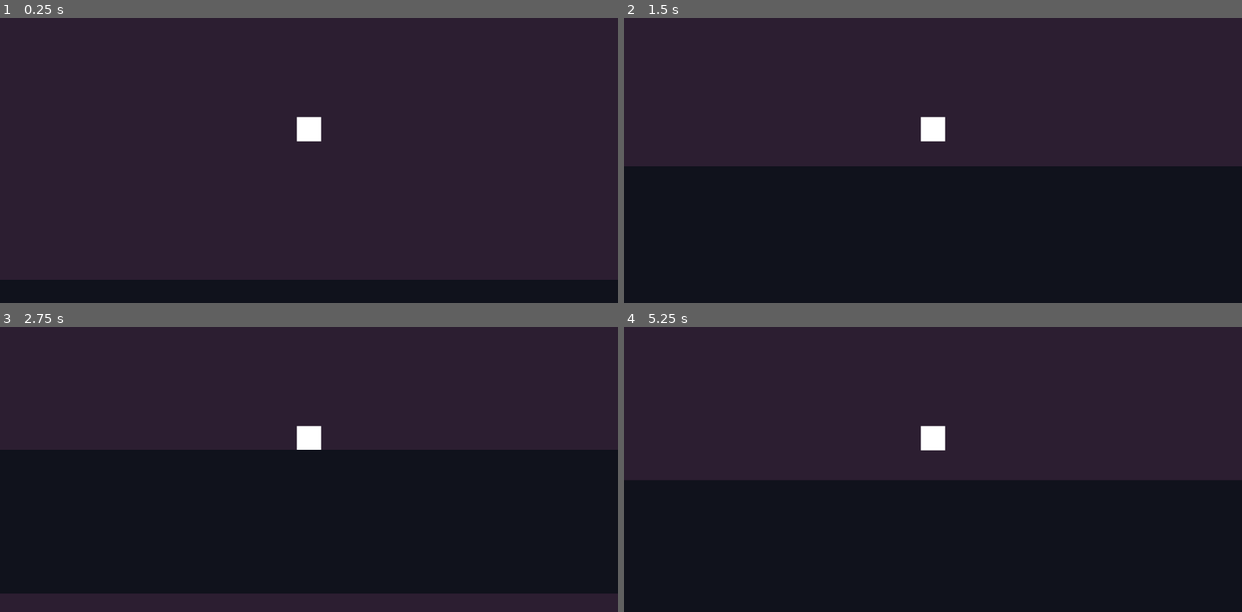
Above: before the commit, frames 1-4 (two rows, left to right).
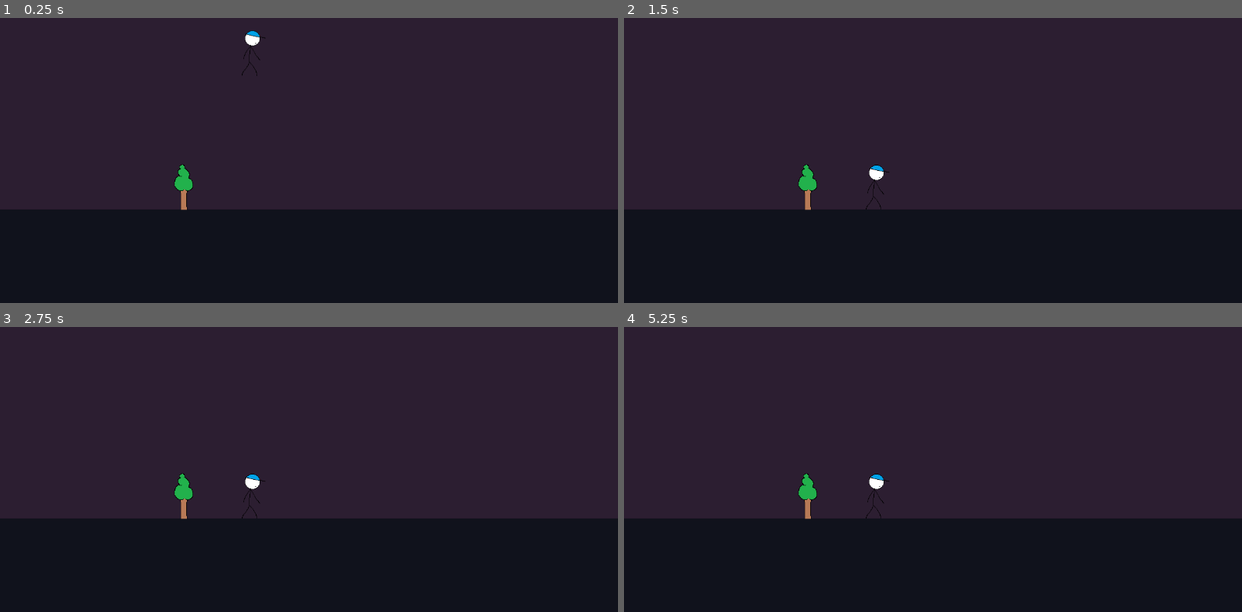
Above: after the commit, the same moments.

Repository: RetconnedDeveloper/Platformer
Game: Godot game, scene res://scenes/world/game.tscn
The game is run twice, just before and just after one commit, with the same random seed, the same clock (stepped at 60 frames per second) and the same inputs. Before the commit the project starts from res://scenes/game.tscn.
Inputs:
- Up to frame 1 (0.25 s): no input
- Up to frame 2 (1.5 s): hold Space (jump) 0.53-1.28 s; hold D (right) from 0.53 s (still down); tap Space (jump) at 1.35 s
- Up to frame 3 (2.75 s): tap Space (jump) at 1.52, 1.82 s; tap Enter at 2 s; release D (right) at 2.03 s; hold A (left) from 2.03 s (still down); hold Space (jump) from 2.03 s (still down)
- Up to frame 4 (5.25 s): release A (left) at 2.78 s; release Space (jump) at 2.78 s; hold D (right) 2.78-4.28 s; tap Space (jump) at 2.85, 3.02, 3.32, 4.35, 4.52, 4.82 s; tap Enter at 3.5, 5 s; hold Space (jump) 3.53-4.28 s; hold A (left) 4.28-5.03 s; hold D (right) from 5.03 s (still down); hold Space (jump) from 5.03 s (still down)

The runs differ from the first frame. In frame 1, 25% of the frame differs, in the area x 0-100%, y 4-92%; in frame 2, 15%; in frame 3, 31%, in the area x 0-100%, y 34-100%; in frame 4, 14%.

Commit message:
left and right movement
player movement

Diff:
--- a/platformer/project.godot
+++ b/platformer/project.godot
@@ -11,7 +11,7 @@
 [application]
 
 config/name="platformer"
-run/main_scene="res://scenes/game.tscn"
+run/main_scene="res://scenes/world/game.tscn"
 config/features=PackedStringArray("4.3", "GL Compatibility")
 config/icon="res://icon.svg"
 
--- /dev/null
+++ b/platformer/scenes/characters/player/arrow.tscn
@@ -0,0 +1,12 @@
+[gd_scene load_steps=2 format=3 uid="uid://cy25sjwtgdv7w"]
+
+[ext_resource type="Texture2D" uid="uid://7wiwiwo2fqti" path="res://assets/ui/arrow.png" id="1_jfhl7"]
+
+[node name="Arrow" type="Node2D"]
+
+[node name="Sprite2D" type="Sprite2D" parent="."]
+visible = false
+texture = ExtResource("1_jfhl7")
+
+[node name="Marker2D" type="Marker2D" parent="."]
+position = Vector2(1, -49)
--- /dev/null
+++ b/platformer/scenes/characters/player/player.tscn
@@ -0,0 +1,25 @@
+[gd_scene load_steps=5 format=3 uid="uid://m2mniiow3g6y"]
+
+[ext_resource type="Script" path="res://scripts/characters/player/player.gd" id="1_qwxmw"]
+[ext_resource type="Script" path="res://scripts/characters/player/facing.gd" id="2_3ssgc"]
+[ext_resource type="Texture2D" uid="uid://fja55dj3djhm" path="res://assets/characters/player_idle.png" id="2_7rw2v"]
+
+[sub_resource type="RectangleShape2D" id="RectangleShape2D_v4yln"]
+size = Vector2(0.4, 1.8)
+
+[node name="Player" type="CharacterBody2D"]
+position = Vector2(525, 184)
+collision_mask = 2
+script = ExtResource("1_qwxmw")
+
+[node name="CollisionShape2D" type="CollisionShape2D" parent="."]
+position = Vector2(-4, 3)
+scale = Vector2(50, 50)
+shape = SubResource("RectangleShape2D_v4yln")
+
+[node name="Facing" type="Node2D" parent="." node_paths=PackedStringArray("character")]
+script = ExtResource("2_3ssgc")
+character = NodePath("..")
+
+[node name="Sprite2D" type="Sprite2D" parent="Facing"]
+texture = ExtResource("2_7rw2v")
--- /dev/null
+++ b/platformer/scenes/characters/player/player_input.gd
@@ -0,0 +1,12 @@
+class_name PlayerInput
+extends Node
+
+@export var player : Player
+@export var actions : PlayerInputActions
+
+func _process(delta: float) -> void:
+	player.direction = Input.get_axis(actions.left, actions.right)
+
+func _unhandled_input(event: InputEvent) -> void:
+	if event.is_action_pressed(actions.jump):
+		player.try_jump()
--- a/platformer/scenes/game.tscn
+++ /dev/null
@@ -1,49 +0,0 @@
-[gd_scene load_steps=7 format=3 uid="uid://ctgrhs6s7vshg"]
-
-[ext_resource type="Texture2D" uid="uid://dhsgvclgiyuyb" path="res://gfx/ground.png" id="1_1d3om"]
-[ext_resource type="Texture2D" uid="uid://dinxvb1vmmncr" path="res://gfx/sky.png" id="2_trvco"]
-[ext_resource type="Script" path="res://scripts/player.gd" id="3_o6a48"]
-[ext_resource type="Texture2D" uid="uid://vtqdhf8txwcg" path="res://gfx/player.png" id="4_l1a10"]
-
-[sub_resource type="RectangleShape2D" id="RectangleShape2D_yiatb"]
-size = Vector2(1, 1)
-
-[sub_resource type="RectangleShape2D" id="RectangleShape2D_7ch7x"]
-size = Vector2(58.9491, 296)
-
-[node name="Game" type="Node2D"]
-
-[node name="Sky" type="Sprite2D" parent="."]
-position = Vector2(582, 218)
-scale = Vector2(3229.03, 1345.88)
-texture = ExtResource("2_trvco")
-
-[node name="CharacterBody2D" type="CharacterBody2D" parent="." node_paths=PackedStringArray("camera")]
-position = Vector2(525, 184)
-collision_mask = 2
-script = ExtResource("3_o6a48")
-camera = NodePath("../Camera2D")
-
-[node name="CollisionShape2D" type="CollisionShape2D" parent="CharacterBody2D"]
-scale = Vector2(50, 50)
-shape = SubResource("RectangleShape2D_yiatb")
-
-[node name="Player" type="Sprite2D" parent="CharacterBody2D/CollisionShape2D"]
-texture = ExtResource("4_l1a10")
-
-[node name="Ground" type="StaticBody2D" parent="." groups=["Ground"]]
-position = Vector2(612, 675)
-scale = Vector2(1.96, 1)
-collision_layer = 2
-
-[node name="Sprite2D" type="Sprite2D" parent="Ground"]
-scale = Vector2(1436.53, -297.427)
-texture = ExtResource("1_1d3om")
-
-[node name="CollisionShape2D" type="CollisionShape2D" parent="Ground"]
-position = Vector2(-1.81198e-05, 0)
-scale = Vector2(24.36, 1)
-shape = SubResource("RectangleShape2D_7ch7x")
-
-[node name="Camera2D" type="Camera2D" parent="."]
-position = Vector2(640, 360)
--- /dev/null
+++ b/platformer/scenes/world/game.tscn
@@ -0,0 +1,39 @@
+[gd_scene load_steps=6 format=3 uid="uid://ctgrhs6s7vshg"]
+
+[ext_resource type="Texture2D" uid="uid://dinxvb1vmmncr" path="res://assets/environment/background/sky.png" id="1_g5kdd"]
+[ext_resource type="PackedScene" uid="uid://m2mniiow3g6y" path="res://scenes/characters/player/player.tscn" id="2_7hhuv"]
+[ext_resource type="Texture2D" uid="uid://dhsgvclgiyuyb" path="res://assets/environment/background/ground.png" id="3_v575w"]
+[ext_resource type="Texture2D" uid="uid://b4bu1jebqafdu" path="res://assets/environment/foreground/tree.png" id="4_cjj4d"]
+
+[sub_resource type="RectangleShape2D" id="RectangleShape2D_7ch7x"]
+size = Vector2(58.9491, 296)
+
+[node name="Game" type="Node2D"]
+
+[node name="Sky" type="Sprite2D" parent="."]
+position = Vector2(582, 218)
+scale = Vector2(3229.03, 1345.88)
+texture = ExtResource("1_g5kdd")
+
+[node name="Player" parent="." instance=ExtResource("2_7hhuv")]
+
+[node name="Ground" type="StaticBody2D" parent="." groups=["Ground"]]
+position = Vector2(612, 675)
+scale = Vector2(1.96, 1)
+collision_layer = 2
+
+[node name="Sprite2D" type="Sprite2D" parent="Ground"]
+scale = Vector2(1436.53, -297.427)
+texture = ExtResource("3_v575w")
+
+[node name="CollisionShape2D" type="CollisionShape2D" parent="Ground"]
+position = Vector2(-1.81198e-05, 0)
+scale = Vector2(24.36, 1)
+shape = SubResource("RectangleShape2D_7ch7x")
+
+[node name="Camera2D" type="Camera2D" parent="."]
+position = Vector2(640, 360)
+
+[node name="Sprite2D" type="Sprite2D" parent="."]
+position = Vector2(377, 477)
+texture = ExtResource("4_cjj4d")
--- /dev/null
+++ b/platformer/scripts/characters/player/facing.gd
@@ -0,0 +1,19 @@
+class_name Facing
+extends Node2D
+
+@export var character : Player :
+	set(value):
+		if is_instance_valid(character):
+			character.direction_changed.disconnect(_on_direction_changed)
+
+		character = value
+
+		if is_instance_valid(character):
+			character.direction_changed.connect(_on_direction_changed)
+
+
+func _on_direction_changed(p_direction : float):
+	if p_direction == 0:
+		return
+
+	scale.x = abs(scale.x) * sign(p_direction)
--- /dev/null
+++ b/platformer/scripts/characters/player/player.gd
@@ -0,0 +1,47 @@
+class_name Player
+extends CharacterBody2D
+
+@export var move_speed: float = 200.0
+@export var gravity: float = 900.0
+@export var max_jump_power: float = 1000.0
+@export var min_jump_power: float = 300.0
+@export var power_oscillation_speed: float = 2.0 # how fast the bar in the arrow fills
+@export var arrow_swing_speed: float = 1.5 # arrow pendulum speed
+@export var arrow_swing_angle: int = 90  #degrees
+@export var camera: Camera2D
+
+var is_throwing: bool = false
+var is_aiming: bool = false
+var is_charging: bool = false
+var power_direction := 1 # 1:increasing, -1: decreasing
+
+var jump_timer: float = 0.0
+
+signal direction_changed(direction : float)
+
+var direction : float :
+	set(value):
+		if direction == value:
+			return
+
+		direction = value
+		direction_changed.emit(direction)
+
+func _physics_process(delta: float) -> void:
+	# gravity
+	if !is_throwing:
+		handle_movement(delta)
+
+	#update camera position
+	if camera:
+		update_camera()
+
+func handle_movement(delta):
+	direction = Input.get_action_strength("ui_right") - Input.get_action_strength("ui_left")
+	velocity.x = direction * move_speed
+	velocity.y += 500 * delta # gravity
+	move_and_slide()
+
+func update_camera() -> void:
+	#camera sticks to the player
+	camera.position = global_position
--- a/platformer/scripts/player.gd
+++ /dev/null
@@ -1,46 +0,0 @@
-extends CharacterBody2D
-
-@export var speed: float = 200.0
-@export var gravity: float = 900.0
-@export var normal_jump_velocity: float = 400.0
-@export var max_jump_multiplier: float = 1.2
-@export var jump_apex_time: float = 0.3  #max time to hold jump for a higher jump
-@export var camera: Camera2D
-
-var is_jumping: bool = false
-var jump_timer: float = 0.0
-
-func _physics_process(delta: float) -> void:
-	var horizontal_input: float = Input.get_axis("left", "right")
-	velocity.x = horizontal_input * speed
-
-	#gravity
-	if not is_on_floor():
-		velocity.y += gravity * delta
-
-	#Jump start
-	if is_on_floor() and Input.is_action_just_pressed("jump"):
-		is_jumping = true
-		jump_timer = 0.0
-		velocity.y = -normal_jump_velocity
-
-	#jump extension the longer u press jump
-	if is_jumping and Input.is_action_pressed("jump"):
-		jump_timer += delta
-		if jump_timer < jump_apex_time:
-			var jump_progress = jump_timer / jump_apex_time
-			velocity.y = -lerp(normal_jump_velocity, normal_jump_velocity * max_jump_multiplier, jump_progress)
-		else:
-			is_jumping = false
-	else:
-		is_jumping = false
-
-	move_and_slide()
-
-	#update camera position
-	if camera:
-		update_camera()
-
-func update_camera() -> void:
-	#camera sticks to the player
-	camera.position = global_position
Renamed: platformer/gfx/player.png -> platformer/assets/characters/player.png
Not shown, changed: platformer/assets/characters/player.png.import
Binary file added: platformer/assets/characters/player_aiming.png
Not shown, added: platformer/assets/characters/player_aiming.png.import
Binary file added: platformer/assets/characters/player_idle.png
Not shown, added: platformer/assets/characters/player_idle.png.import
Renamed: platformer/gfx/ground.png -> platformer/assets/environment/background/ground.png
Not shown, changed: platformer/assets/environment/background/ground.png.import
Renamed: platformer/gfx/sky.png -> platformer/assets/environment/background/sky.png
Not shown, added: platformer/assets/environment/background/sky.png.import
Binary file added: platformer/assets/environment/foreground/tree.png
Not shown, changed: platformer/assets/environment/foreground/tree.png.import
(and 2 more such lines)
